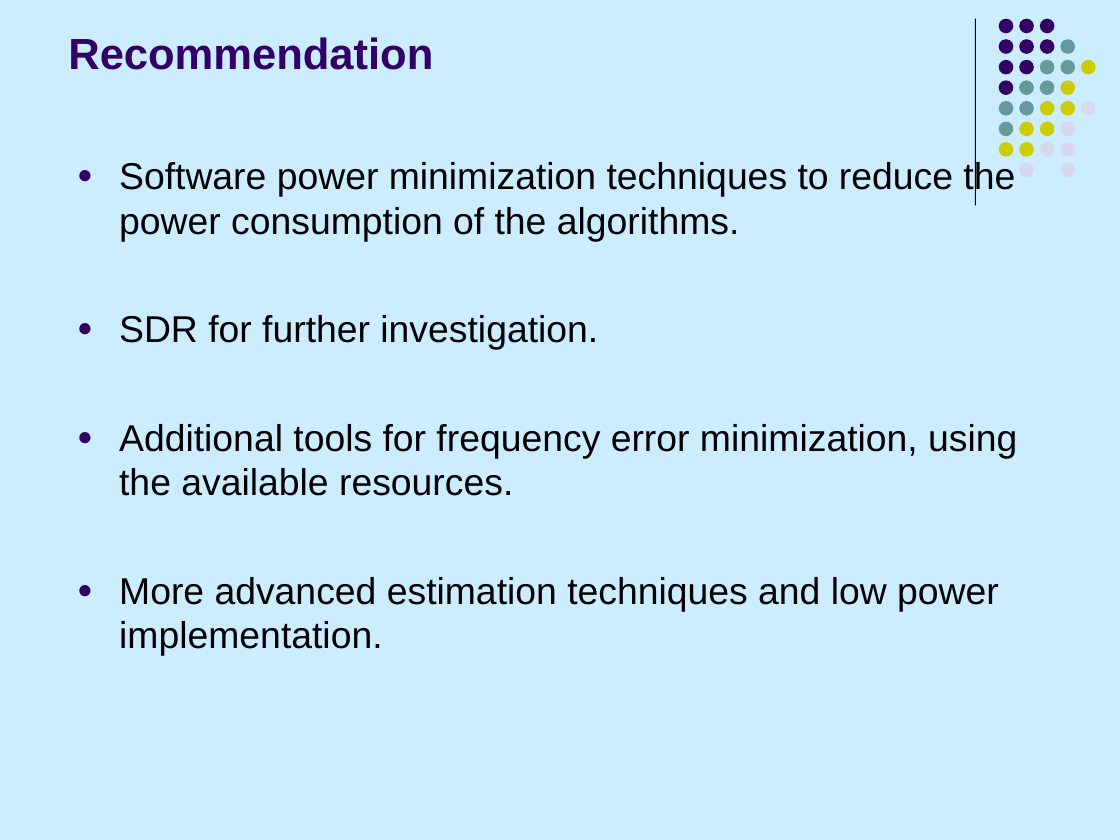
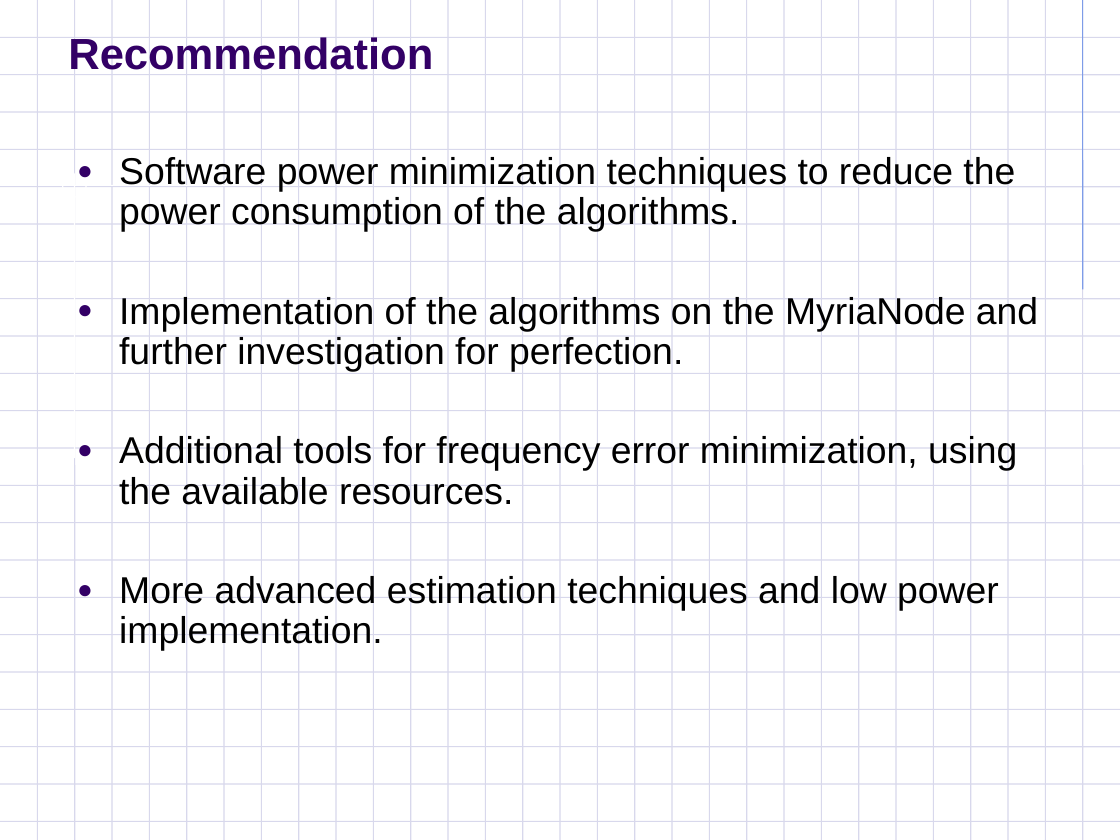
Before and after one commit to fasalex/symposium, a slide deck: slide 41 of Presentation.ppt (slide 40 before the commit). Drawn at 1120x840 pixels with LibreOffice and Linux fonts; fonts in the diff are those of the drawing; background and template pictures are left out. Boxes give left, top, right and bottom in pixels: in the first picture for what was removed or moved away, otherwise in the second. Text is boxed around its words. In the diff, an @@ line names an element or a change of style, - is before the commit and + after.

```diff
--- a/Presentation.ppt
+++ b/Presentation.ppt
@@ background #CCECFF to #FFFFFF @@
@@ line removed from (976, 19) to (976, 205) @@
@@ group added at box(0, 0, 1120, 840): 54 lines, 1 freeform shape @@
@@ text at box(119, 157, 1017, 651): line spacing 1 to 0.9 @@
@@ group removed at box(999, 19, 1095, 177): 31 ellipses @@
@@ text at box(119, 296, 1038, 372): text changed @@
-● SDR for further investigation.
+● Implementation of the algorithms on the MyriaNode and further investigation for perfection.
```
Also in this commit, not shown: 37 other slides changed, 4 slides added, 5 slides removed, 13 other files.
